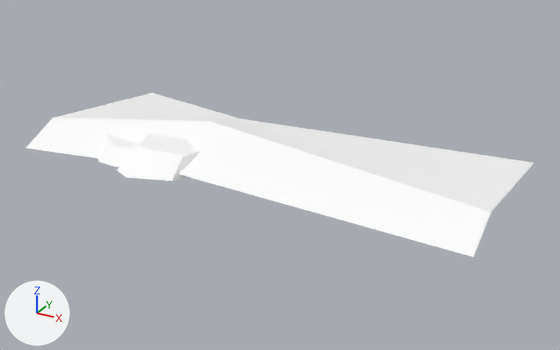
Two versions of the glTF model assets/synty/simple_fantasy/models/SF_Env_SwampEdge_Straight_01.glb, one commit apart.
Camera for both pictures: a camera (50 mm lens) standing at (0.152, -0.269, 0.127) and looking at (0.005, -0.003, -0.007). Every picture has the same lights, and +X, +Y and +Z are marked at lower left.

The older version as bpy lines, for what is in view:
```python
mat_lambert1 = principled_material('lambert1')
mat_lambert1.base_color = (1.0, 1.0, 1.0)  # white #ffffff
mat_lambert1.roughness = 0.553
me_mesh = bpy.data.meshes.new('Mesh')
me_mesh.from_pydata(...)  # 31 vertices, 32 faces; spans x -0.1..0.1, y -0.047..0.047, z -0.002..0.012
me_mesh.materials.append(mat_lambert1)  # white #ffffff
ob_sf_env_swampedge_straight_01 = bpy.data.objects.new('SF_Env_SwampEdge_Straight_01', me_mesh)
ob_sf_env_swampedge_straight_01.location = (0.0, 0.0, 0.0)
```
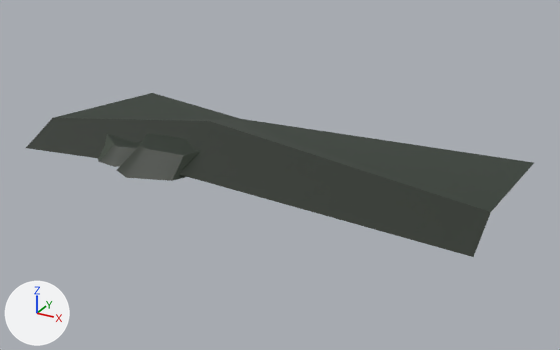
Location of each change, (x1, y1, x2, y2) in pixels of the pictures (560 x 350 px):
'SF_Env_SwampEdge_Straight_01', surface changed (white to grey)
    both: (26, 93, 534, 257)

Edits to the bpy script that builds the scene:
```text
Add img_undead_footman_01:
    img_undead_footman_01 = load_image('Undead_Footman_01', '_unpacked/Undead_Footman_01', 512, 512, 'sRGB')
Change mat_lambert1:
    remove mat_lambert1.base_color = (1.0, 1.0, 1.0)  # white #ffffff
    add mat_lambert1.texture = img_undead_footman_01
```
